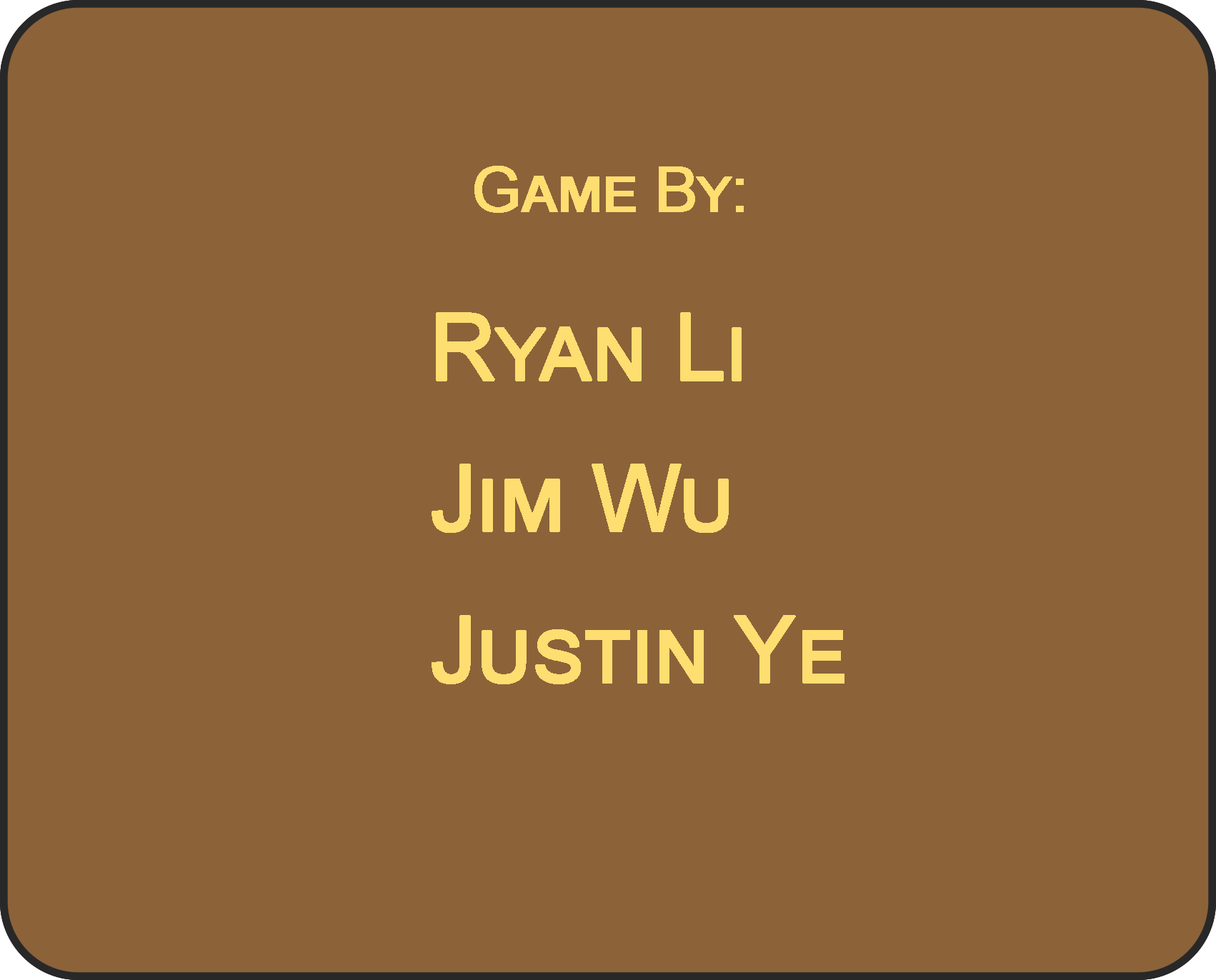
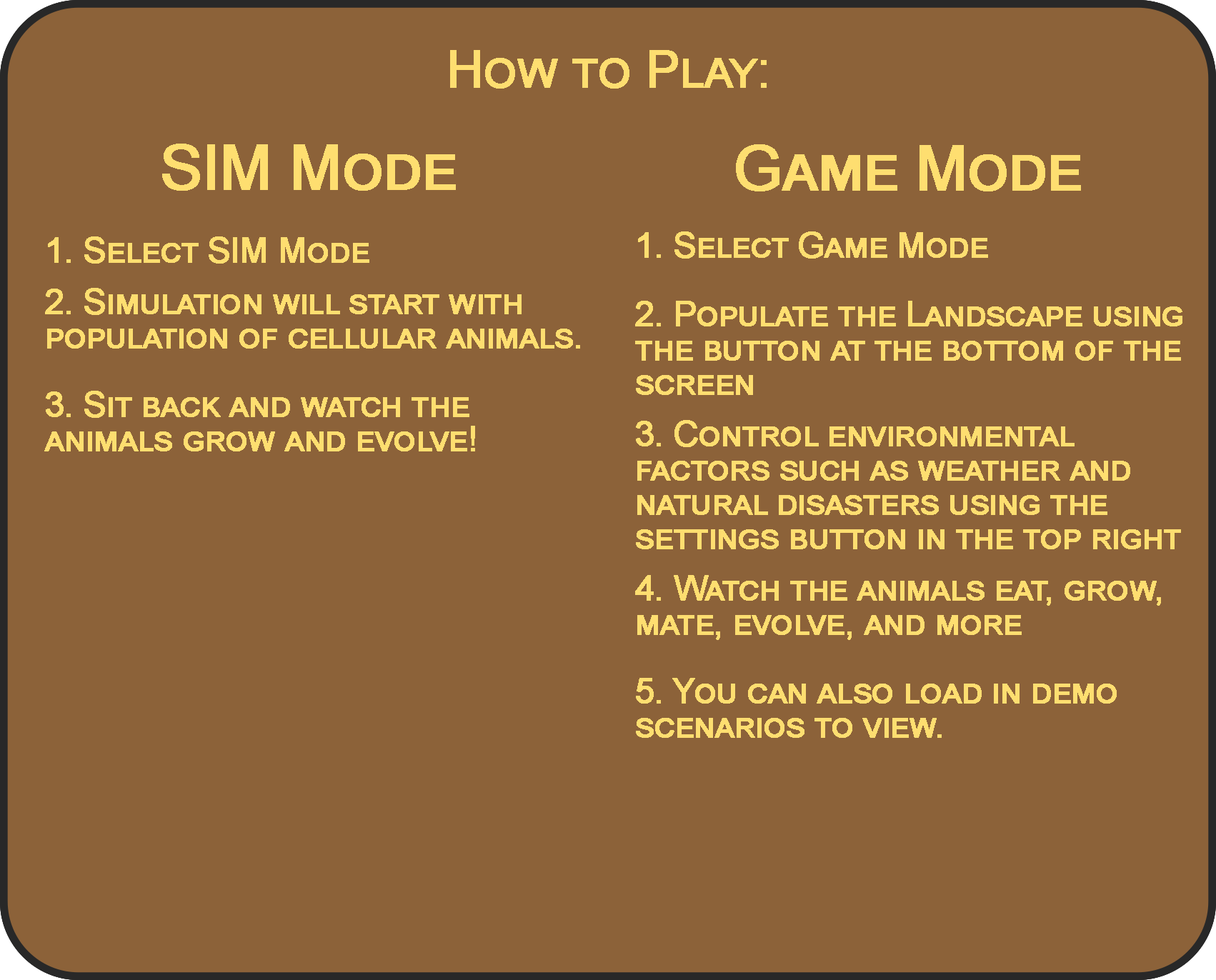
Comparing the layer stacks of the two 1216×980 images. Changes:
renamed "1. Select Game Mode 2. Create your own animals using the button" to "1. Select Game Mode 2. Populate the Landscape using the button", showed it, painted on it over (634, 231, 1183, 738)
renamed "1. Select SIM Mode 2. Create your own animals using the button" to "1. Select SIM Mode 2. Simulation will start with population of", showed it, painted on it over (44, 236, 591, 685)
hid "Ryan Li Jim Wu Justin Ye" over (431, 312, 845, 685)
hid "Game By:" over (474, 165, 744, 213)
showed "Game Mode" over (735, 144, 1081, 192)
showed "SIM Mode" over (162, 143, 456, 191)
showed "How to Play:" over (449, 49, 767, 89)
